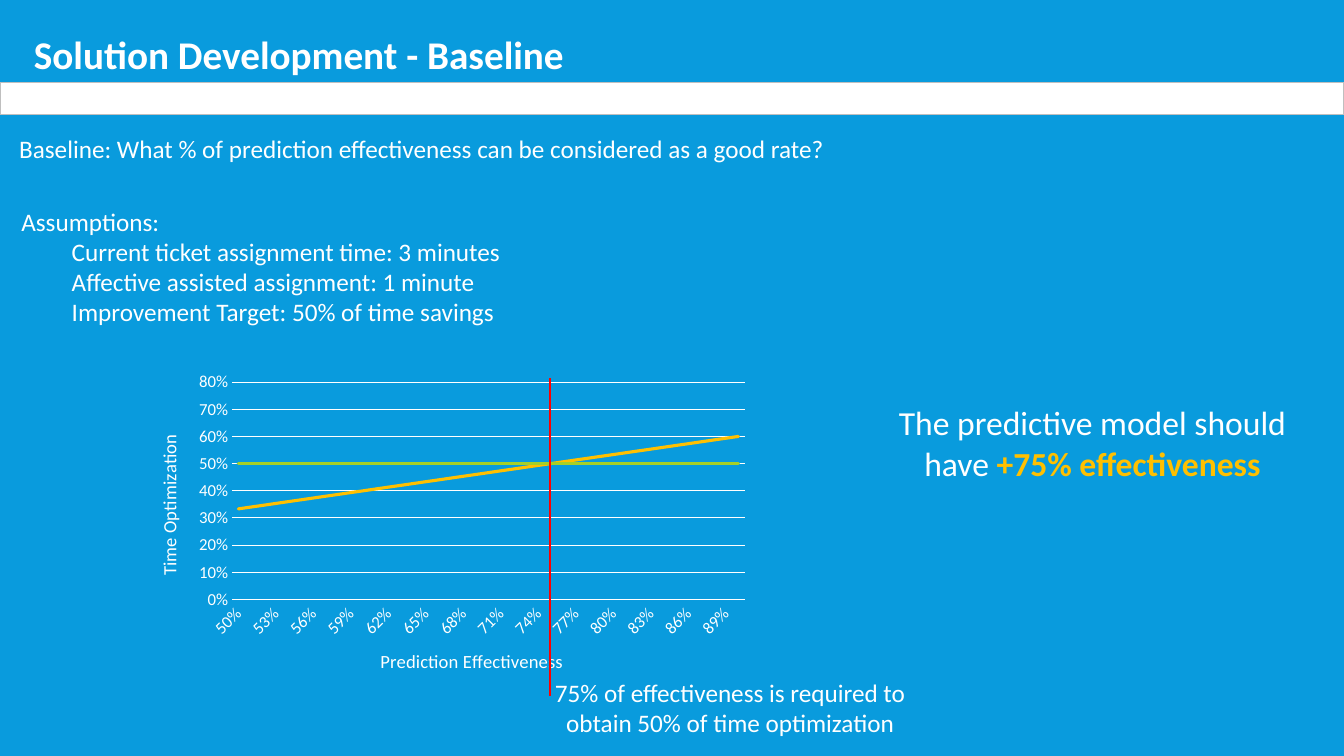
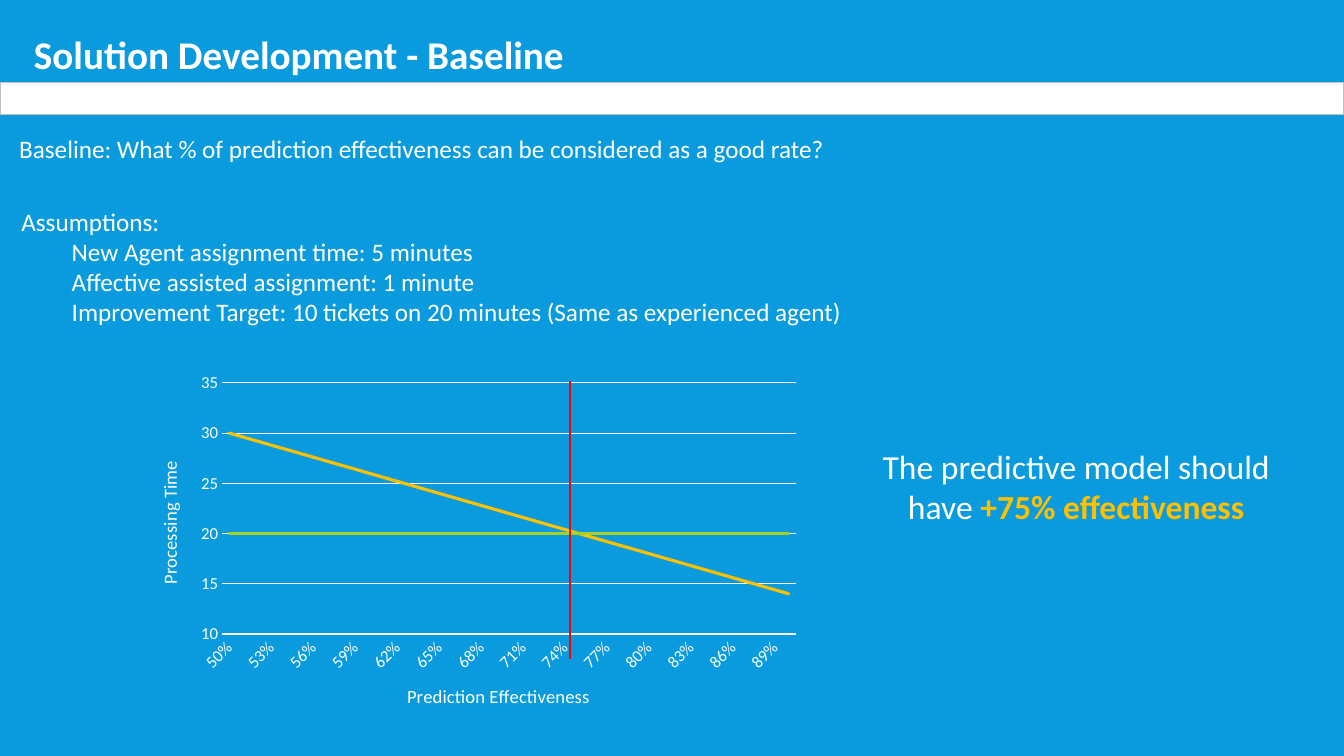
Before and after one commit to monterrey-digital-hub/MarioMorales-CEMEX-FinalProject, a slide deck: slide 6 of Predictive_model_for_Service_Desk.pptx. Drawn at 1344x756 pixels with LibreOffice and Linux fonts; fonts in the diff are those of the drawing. Boxes give left, top, right and bottom in pixels: in the first picture for what was removed or moved away, otherwise in the second. Text is boxed around its words. In the diff, an @@ line names an element or a change of style, - is before the commit and + after.

Commit message:
Update presentation

```diff
--- a/Predictive_model_for_Service_Desk.pptx
+++ b/Predictive_model_for_Service_Desk.pptx
@@ text at bbox=[72, 243, 473, 266]: text changed @@
-  Current ticket assignment time: 3 minutes
+  New Agent assignment time: 5 minutes
@@ text at bbox=[72, 303, 840, 326]: text changed @@
-  Improvement Target: 50% of time savings
+  Improvement Target: 10 tickets on 20 minutes (Same as experienced agent)
@@ line chart at bbox=[135, 366, 809, 732] @@
-Series 1: 0.33, 0.34, 0.35, 0.35, 0.36, 0.37, 0.37, 0.38, 0.39, 0.39, 0.4, 0.41, 0.41, 0.42, 0.43, 0.43, 0.44, 0.45, 0.45, 0.46, 0.47, 0.47, 0.48, 0.49, 0.49, 0.5, 0.51, 0.51, 0.52, 0.53, 0.53, 0.54, 0.55, 0.55, 0.56, 0.57, 0.57, 0.58, 0.59, 0.59, 0.6
+Series 1: 30, 29.6, 29.2, 28.8, 28.4, 28, 27.6, 27.2, 26.8, 26.4, 26, 25.6, 25.2, 24.8, 24.4, 24, 23.6, 23.2, 22.8, 22.4, 22, 21.6, 21.2, 20.8, 20.4, 20, 19.6, 19.2, 18.8, 18.4, 18, 17.6, 17.2, 16.8, 16.4, 16, 15.6, 15.2, 14.8, 14.4, 14
-Series 2: 0.5, 0.5, 0.5, 0.5, 0.5, 0.5, 0.5, 0.5, 0.5, 0.5, 0.5, 0.5, 0.5, 0.5, 0.5, 0.5, 0.5, 0.5, 0.5, 0.5, 0.5, 0.5, 0.5, 0.5, 0.5, 0.5, 0.5, 0.5, 0.5, 0.5, 0.5, 0.5, 0.5, 0.5, 0.5, 0.5, 0.5, 0.5, 0.5, 0.5, 0.5
+Series 2: 20, 20, 20, 20, 20, 20, 20, 20, 20, 20, 20, 20, 20, 20, 20, 20, 20, 20, 20, 20, 20, 20, 20, 20, 20, 20, 20, 20, 20, 20, 20, 20, 20, 20, 20, 20, 20, 20, 20, 20, 20
@@ value axis title "Time Optimization " to "Processing Time " @@
@@ value axis changed @@
@@ line chart: place and size @@
-line chart at bbox=[135, 366, 757, 697]
+line chart at bbox=[135, 366, 809, 732]
@@ line moved from (551, 696) - (551, 378) to (571, 659) - (571, 381) @@
@@ text "The predictive model should have ...": place and size @@
-text "The predictive model should have ..." at bbox=[899, 411, 1285, 477]
+text "The predictive model should have ..." at bbox=[883, 455, 1269, 520]
@@ text removed at bbox=[555, 684, 904, 736] @@
-75% of effectiveness is required to obtain 50% of time optimization
```
Also in this commit, not shown: 6 other slides changed.
